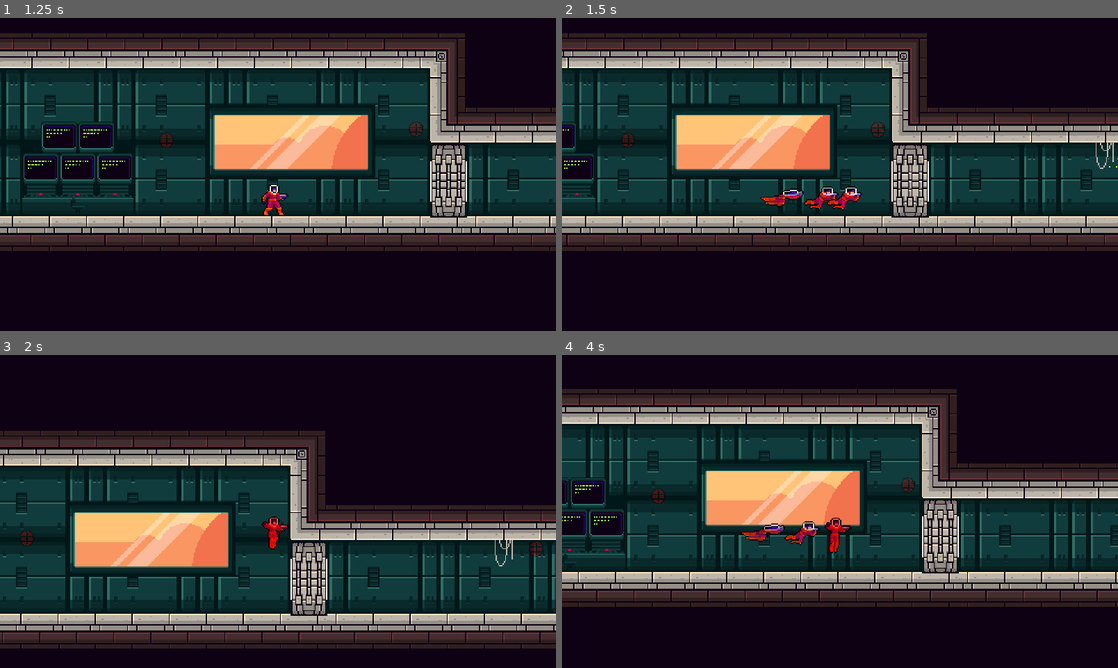
Above: before the commit, frames 1-4 (two rows, left to right).
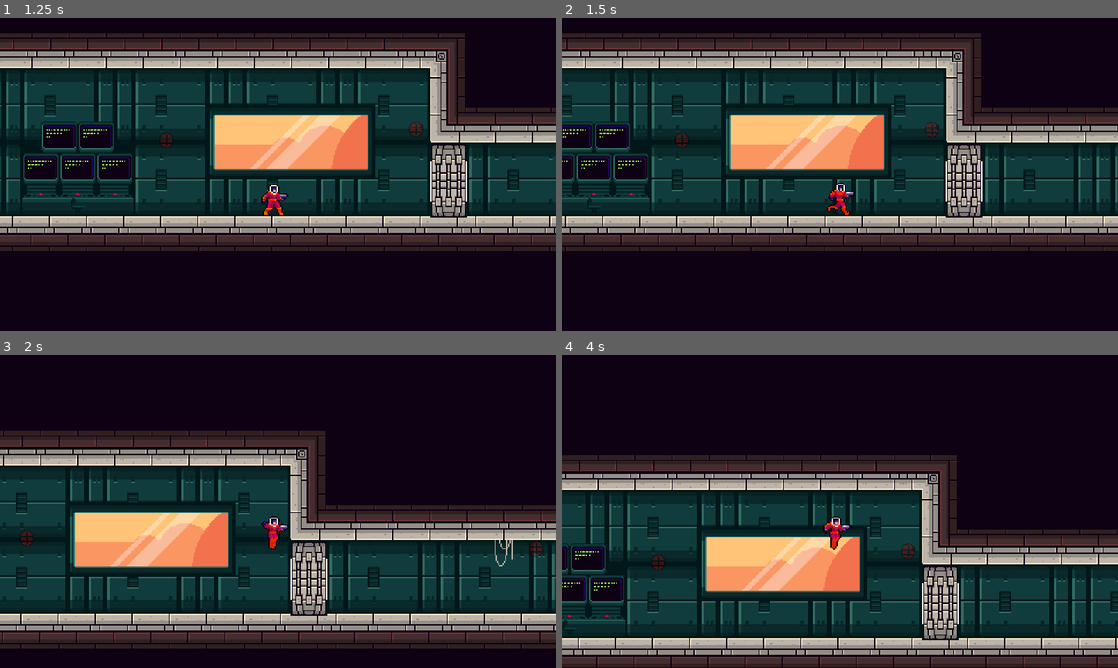
Above: after the commit, the same moments.

Repository: JuroUhlar/Red_cascade_project
Game: Godot game, scene res://scenes/TitleScreen.tscn
Same seed, same stepped clock (60 frames per second), same inputs: the game is played once before the commit and once after it.
Inputs (mouse positions are in pixels of both pictures, inside the frame that each line leads up to):
- Up to frame 1 (1.25 s): click (127, 190) at 0.5 s
- Up to frame 2 (1.5 s): move the mouse to (962, 158) at 1.27 s; hold Right (move_right) from 1.28 s (still down); tap X (dash) at 1.35 s
- Up to frame 3 (2 s): keep holding Right (move_right); tap Space (jump) at 1.52 s
- Up to frame 4 (4 s): move the mouse to (728, 527) at 2.02 s; tap X (dash) at 2.1, 3.05, 3.8 s; tap Space (jump) at 2.27, 3.77 s; move the mouse to (895, 442) at 2.77 s; release Right (move_right) at 2.78 s; hold Left (move_left) 2.78-3.53 s; tap S (interact) at 2.85 s; move the mouse to (812, 574) at 3.52 s; hold Right (move_right) from 3.53 s (still down); click (812, 574) at 3.6 s

Frame 1 is identical in both runs. In frame 2, 23% of the frame differs, in the area x 0-100%, y 4-75%; in frame 3, 0.2%; in frame 4, 65%, in the area x 0-100%, y 10-100%.

Commit message:
restarting level restarts checkpoints

Diff:
--- a/scenes/Demo_Level.tscn
+++ b/scenes/Demo_Level.tscn
@@ -759,6 +759,7 @@
 
 [node name="Player" parent="." instance=ExtResource( 22 )]
 position = Vector2( 317.693, 1239.11 )
+dash_enabled = false
 
 [node name="Dash_upgrade" parent="." instance=ExtResource( 23 )]
 position = Vector2( 3700, 434 )
--- a/scripts/Pause_screen.gd
+++ b/scripts/Pause_screen.gd
@@ -28,6 +28,7 @@
 
 func _on_Restart_button_pressed():
 	get_tree().paused = false
+	Global._ready()
 	get_tree().reload_current_scene()
 
 func _on_Main_menu_button_pressed():
Not shown: 1 places in scenes/Demo_Level.tscn that only renumber resources
